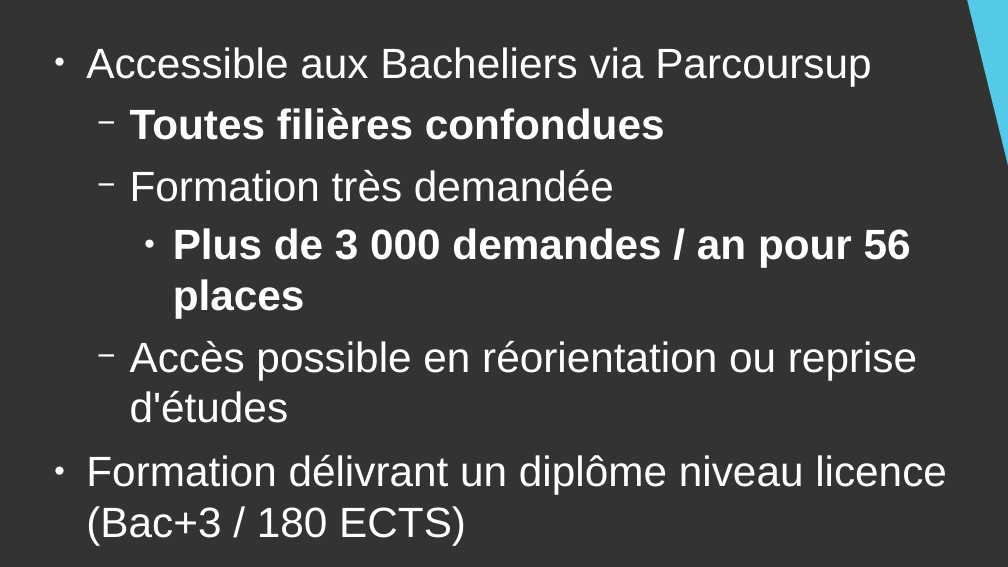
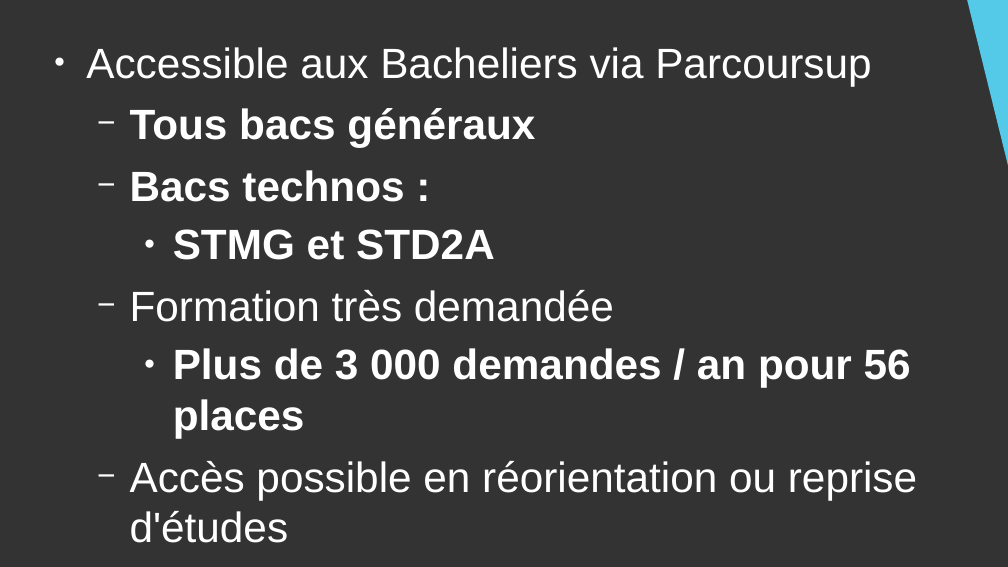
Before and after one commit to DanYellow/cours, a slide deck: slide 3 of presentation-formation-mmi/presentation.odp. Drawn at 1008x567 pixels with LibreOffice and Linux fonts; fonts in the diff are those of the drawing. Boxes give left, top, right and bottom in pixels: in the first picture for what was removed or moved away, otherwise in the second. Text is boxed around its words. In the diff, an @@ line names an element or a change of style, - is before the commit and + after.

```diff
--- a/presentation-formation-mmi/presentation.odp
+++ b/presentation-formation-mmi/presentation.odp
@@ text at (130, 108, 535, 260): text changed @@
-  − Toutes filières confondues
+  − Tous bacs généraux
+  − Bacs technos :
+    ● STMG et STD2A
```
Also in this commit, not shown: 4 other slides changed, 1 slide added, 12 other files.
